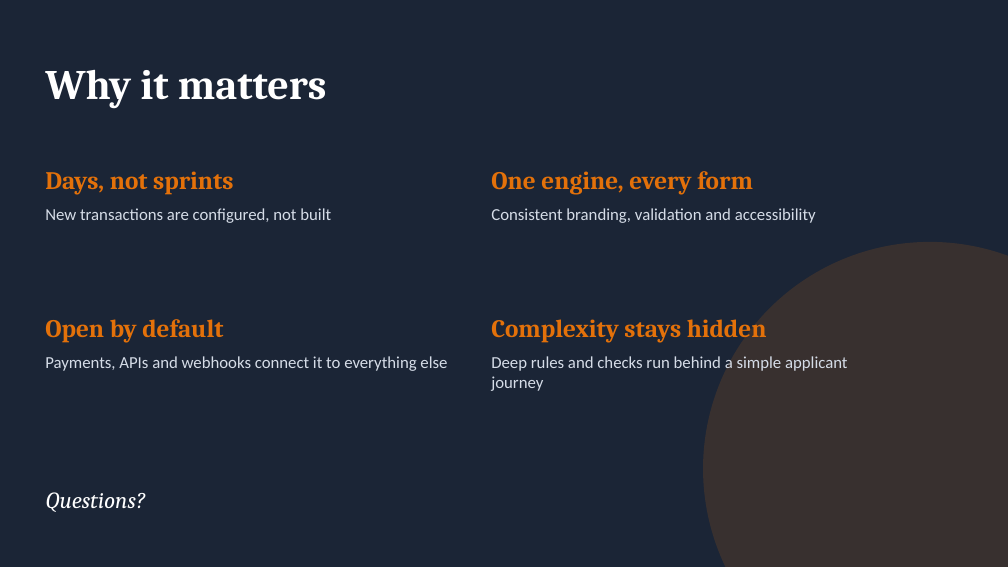
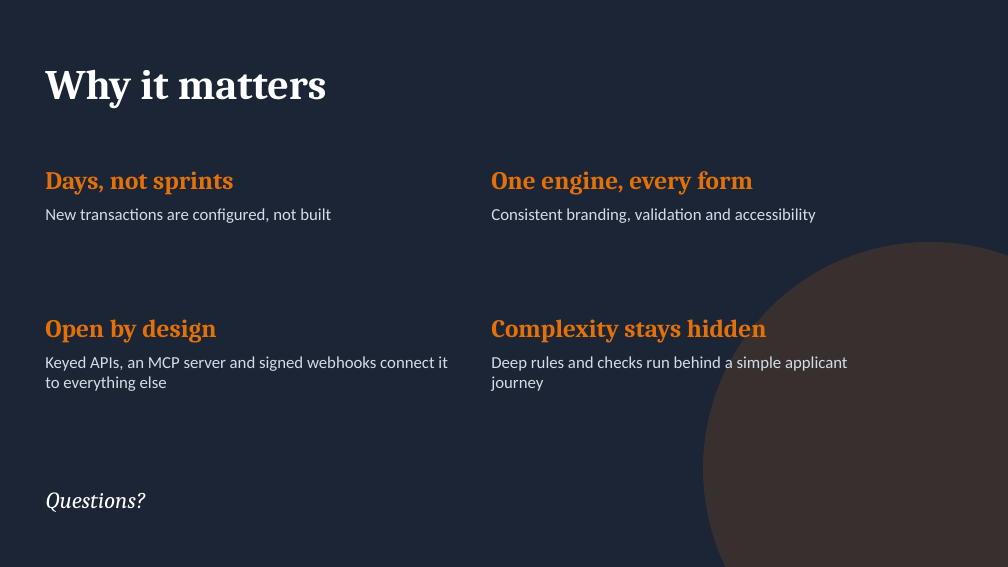
Before and after one commit to ideapod/dd-transactions, a slide deck: slide 22 of dd-transactions-demo.pptx (slide 17 before the commit). Drawn at 1008x567 pixels with LibreOffice and Linux fonts; fonts in the diff are those of the drawing. Boxes give left, top, right and bottom in pixels: in the first picture for what was removed or moved away, otherwise in the second. Text is boxed around its words. In the diff, an @@ line names an element or a change of style, - is before the commit and + after.

```diff
--- a/dd-transactions-demo.pptx
+++ b/dd-transactions-demo.pptx
@@ text at box(45, 319, 216, 343): text changed @@
-Open by default
+Open by design
@@ text at box(45, 356, 447, 391): text changed @@
-Payments, APIs and webhooks connect it to everything else
+Keyed APIs, an MCP server and signed webhooks connect it to everything else
```
Also in this commit, not shown: 5 other slides changed, 5 slides added.
